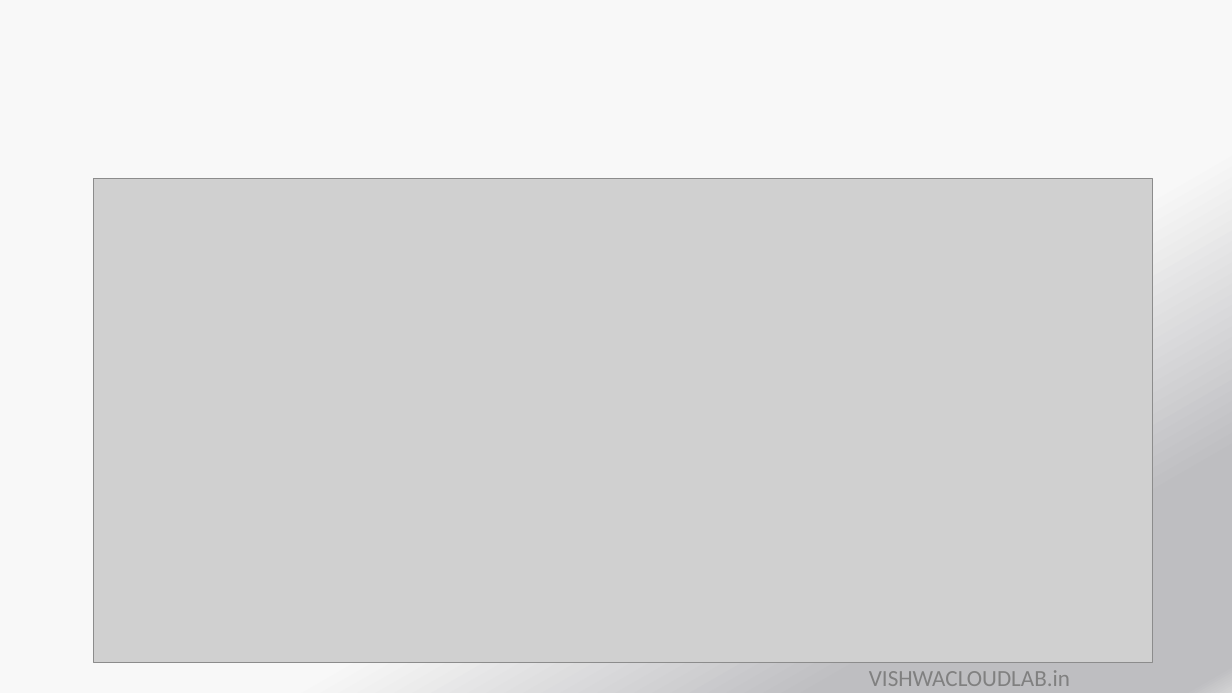
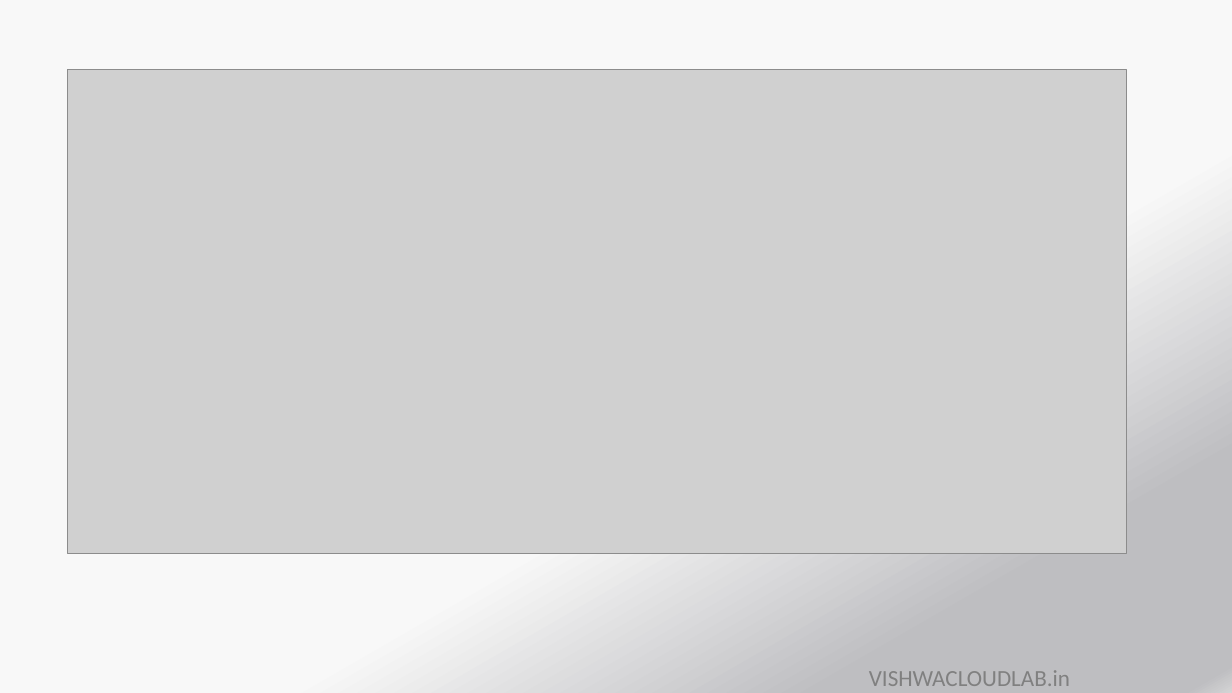
Before and after one commit to payalb/niit-25-aug-25, a slide deck: slide 6 of D4/PPT11-Kubernetes -Network.pptx. Drawn at 1232x693 pixels with LibreOffice and Linux fonts; fonts in the diff are those of the drawing; grey boxes stand for pictures. Boxes give left, top, right and bottom in pixels: in the first picture for what was removed or moved away, otherwise in the second. Text is boxed around its words. In the diff, an @@ line names an element or a change of style, - is before the commit and + after.

```diff
--- a/D4/PPT11-Kubernetes -Network.pptx
+++ b/D4/PPT11-Kubernetes -Network.pptx
@@ picture: place and size @@
-picture at [94, 178, 1153, 663]
+picture at [67, 69, 1127, 554]
@@ title removed at [152, 178, 456, 179] @@
-L2 approach
```
Also in this commit, not shown: 6 other slides changed, 9 slides removed, 12 other files.
